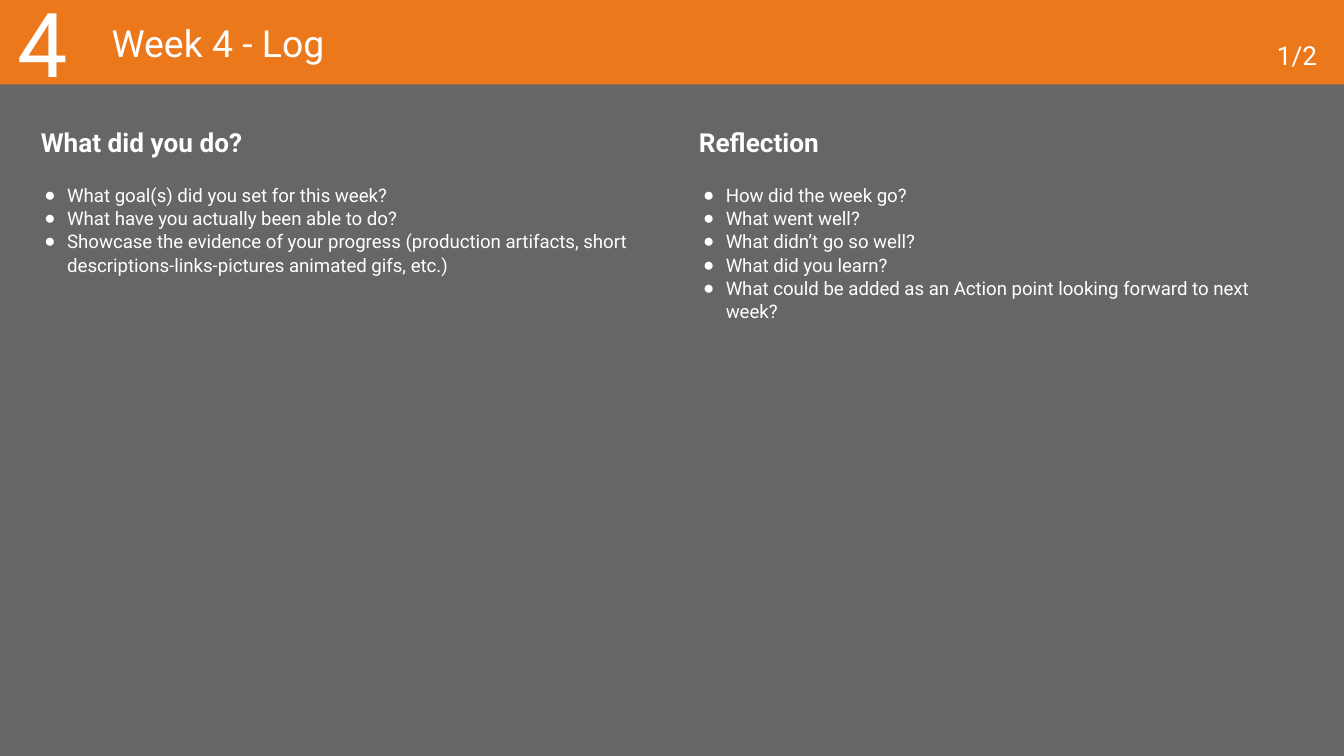
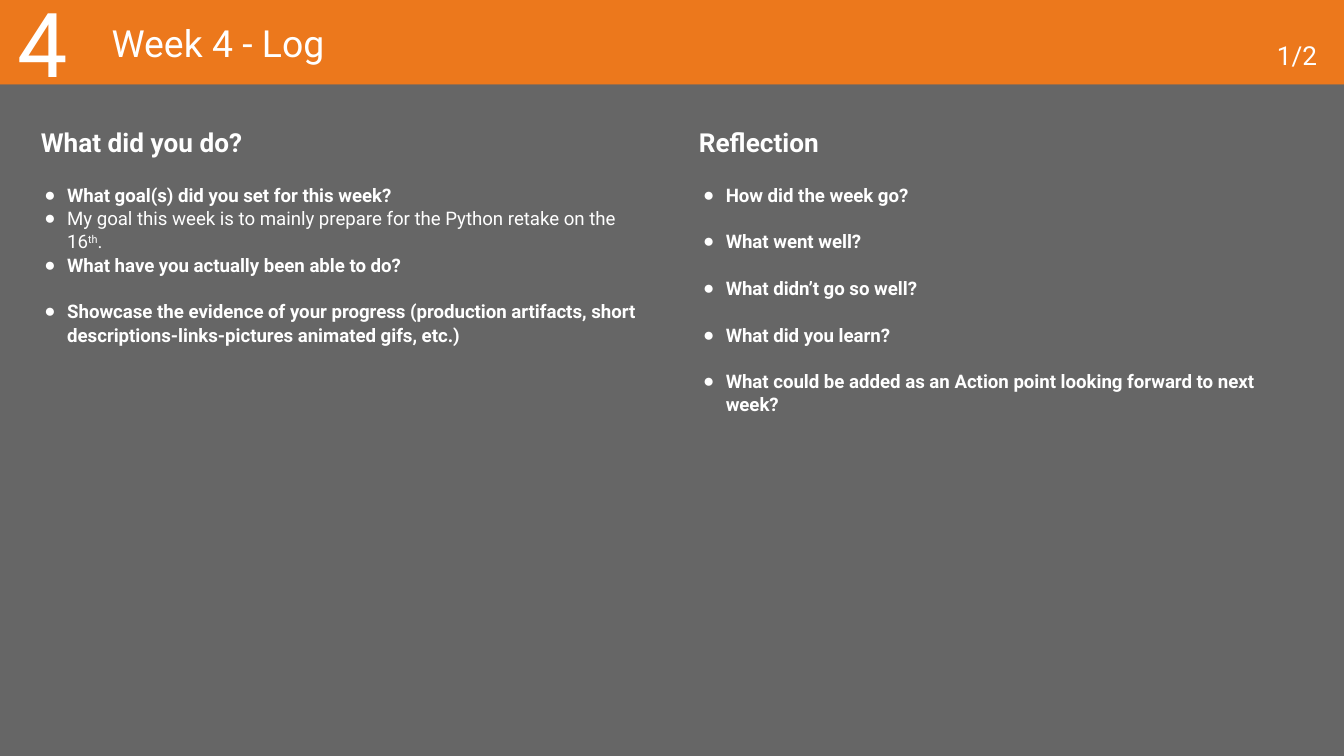
Before and after one commit to MaksBurchard240894/HFG7, a slide deck: slide 15 of Deliverables/Learning Log - Y1B-2024-25_ADSAI.pptx. Drawn at 1344x756 pixels with LibreOffice and Linux fonts; fonts in the diff are those of the drawing. Boxes give left, top, right and bottom in pixels: in the first picture for what was removed or moved away, otherwise in the second. Text is boxed around its words. In the diff, an @@ line names an element or a change of style, - is before the commit and + after.

```diff
--- a/Deliverables/Learning Log - Y1B-2024-25_ADSAI.pptx
+++ b/Deliverables/Learning Log - Y1B-2024-25_ADSAI.pptx
@@ text "How did the week go?" at (726,188,1254,411): bold on @@
@@ text at (67,187,635,346): bold on in "What goal(s) did you set for this ...", "What have you actually been able to ...", "Showcase the evidence of your progress (production ..." @@
@@ text at (67,211,615,229): paragraph added @@
+● My goal this week is to mainly prepare for the Python retake on the 16th.
```
Also in this commit, not shown: 1 other slide changed, 7 other files.
